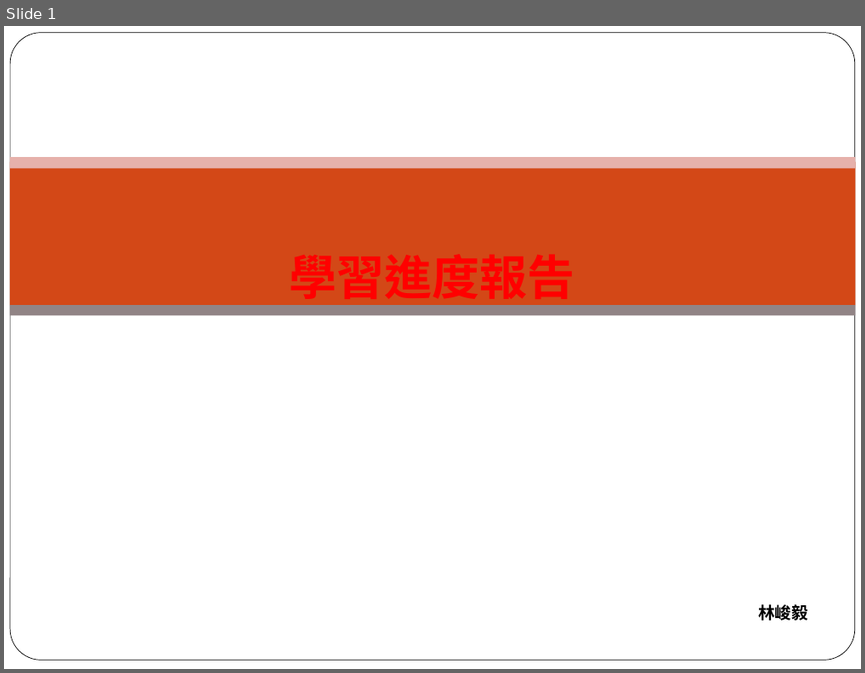
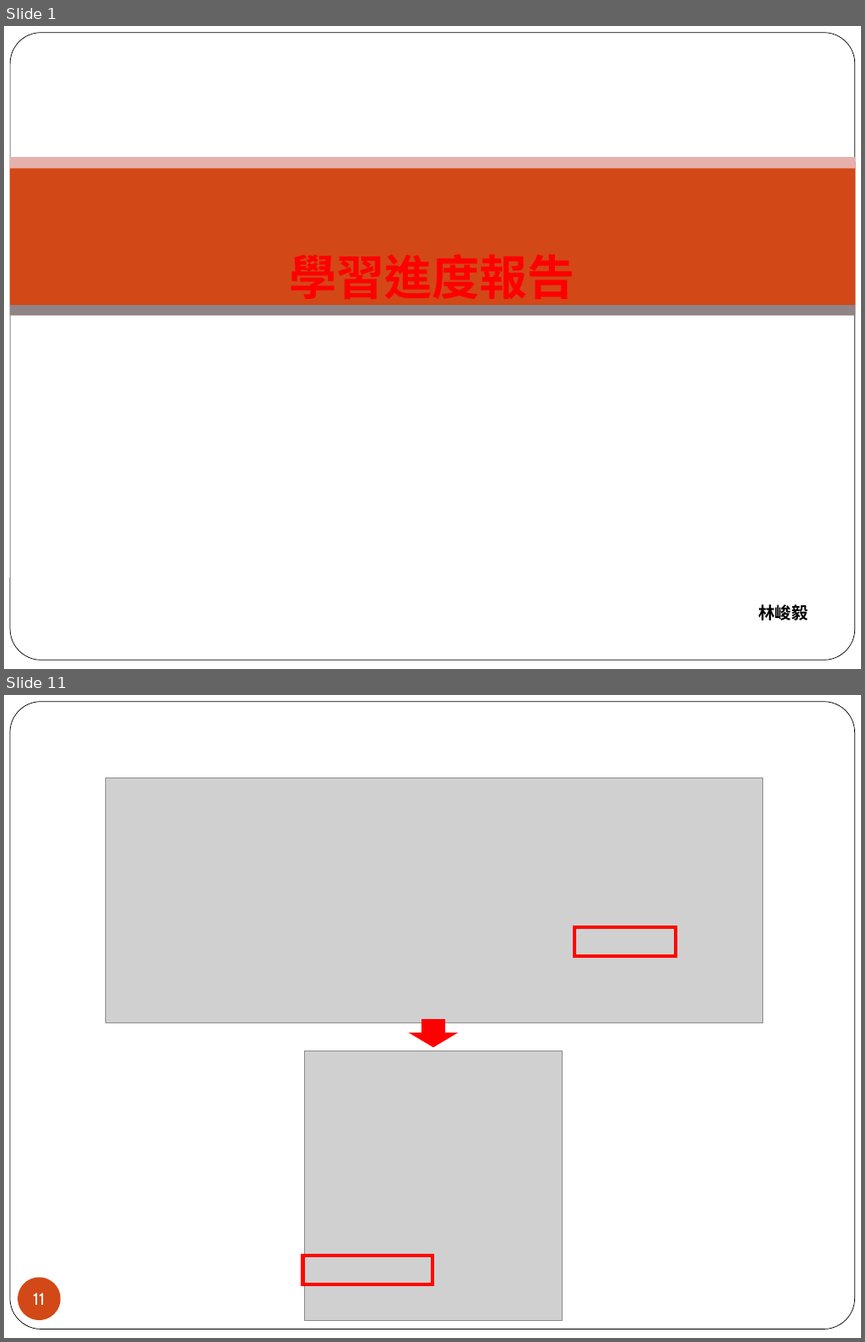
Before and after one commit to a20017428/gh, a slide deck: 週報/FUR/林峻毅(20240603)/林峻毅_週報_1211.ppt. Shown one above the other, each under a label of ours: slide 1 before the commit, slides 1 and 11 after it; the slides between them are not shown. The pictures are 865x673 and 865x1342 pixels, drawn with LibreOffice and Linux fonts; fonts in the diff are those of the drawing; grey boxes stand for pictures; background and template pictures are left out. Boxes give left, top, right and bottom in pixels: in the first picture for what was removed or moved away, otherwise in the second. Text is boxed around its words. In the diff, an @@ line names an element or a change of style, - is before the commit and + after.

```diff
--- a/週報/FUR/林峻毅(20240603)/林峻毅_週報_1211.ppt
+++ b/週報/FUR/林峻毅(20240603)/林峻毅_週報_1211.ppt
@@ slide 11 added at [4, 695, 861, 1338], background picture (left out); not listed: 1 template element that a slide beside it also shows @@
@@ picture added at [105, 777, 763, 1022] @@
@@ rectangle added at [574, 927, 675, 956], outline #FE0600 3 pt @@
@@ right arrow added at [410, 1020, 455, 1046], fill #FF0000, outline #FF0000 0.99 pt @@
@@ picture added at [304, 1050, 562, 1320] @@
@@ rectangle added at [303, 1255, 432, 1285], outline #FE0600 3 pt @@
@@ page number added at [18, 1276, 61, 1320], fill #D34817, 14 pt, text #FFFFFF @@
+11
```
Also in this commit, not shown: 14 other slides added, 24 slides removed, 22 other files.
